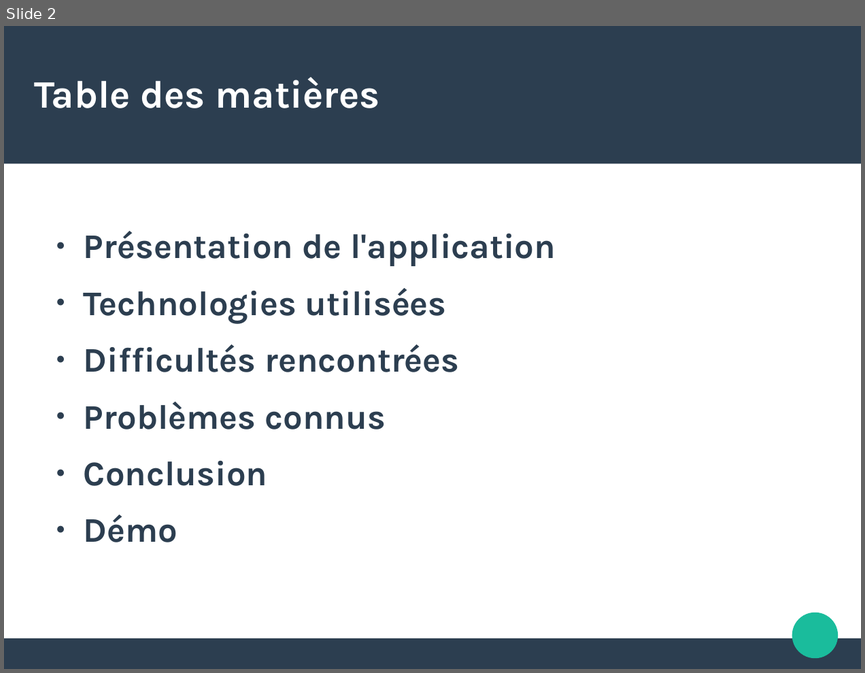
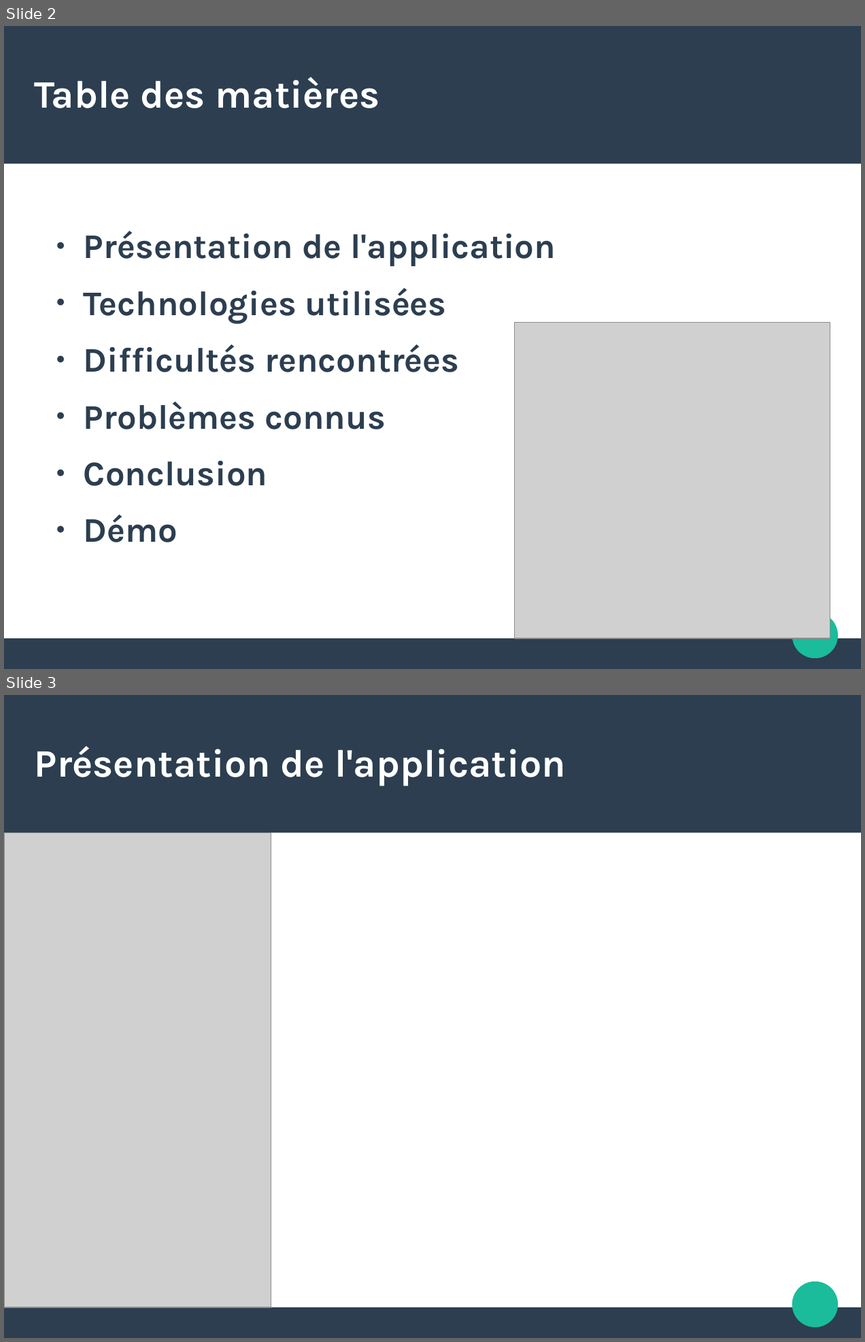
Before and after one commit to beedle-/AdventureTrip, a slide deck: Doc/Presentation/presentation_webrails.odp. Shown one above the other, each under a label of ours: slide 2 before the commit, slides 2 and 3 after it. The pictures are 865x673 and 865x1342 pixels, drawn with LibreOffice and Linux fonts; fonts in the diff are those of the drawing; grey boxes stand for pictures. Boxes give left, top, right and bottom in pixels: in the first picture for what was removed or moved away, otherwise in the second. Text is boxed around its words. In the diff, an @@ line names an element or a change of style, - is before the commit and + after.

```diff
--- a/Doc/Presentation/presentation_webrails.odp
+++ b/Doc/Presentation/presentation_webrails.odp
@@ slide 3 added at bbox=[4, 695, 861, 1338], background #FFFFFF; not listed: 3 template elements that a slide beside it also shows @@
@@ title added at bbox=[35, 746, 566, 786], 36 pt, text #FFFFFF, bold @@
+Présentation de l'application
@@ picture added at bbox=[4, 832, 271, 1307] @@
@@ slide 2 changed as well @@
@@ picture added at bbox=[515, 322, 830, 638] @@
```
Also in this commit, not shown: 1 other slide changed, 4 other slides added.
